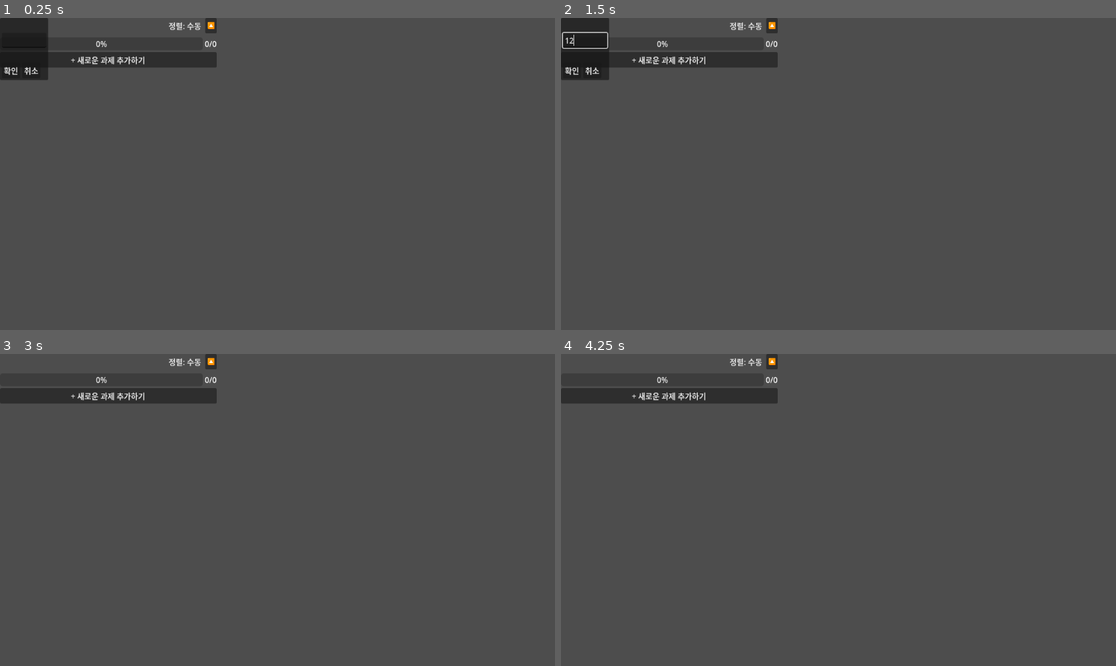
Above: before the commit, frames 1-4 (two rows, left to right).
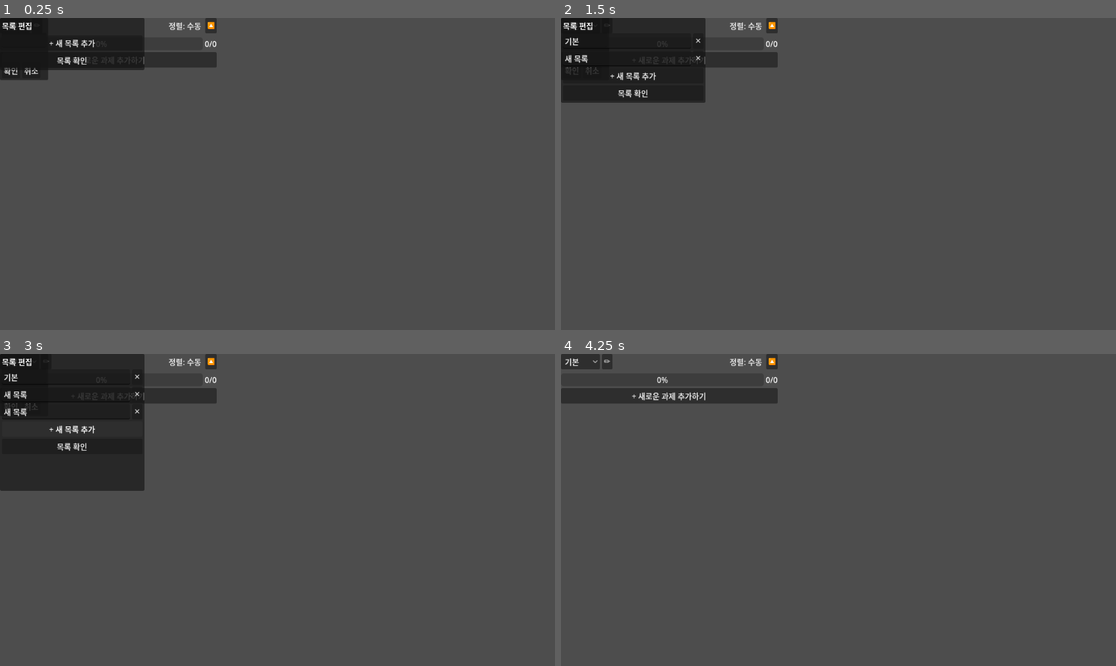
Above: after the commit, the same moments.

Repository: gee03143/voyager
Game: Godot game, scene res://scenes/todo/TodoView.tscn
Two runs of this game, one before a commit and one after it. Both use one fixed random seed, a clock stepped at 60 frames per second and the inputs below. This scene is started directly instead of the project's main scene.
Inputs (mouse positions are in pixels of both pictures, inside the frame that each line leads up to):
- Up to frame 1 (0.25 s): no input
- Up to frame 2 (1.5 s): click (583, 39) at 0.52 s; type "12" at 0.6 s; click (583, 24) at 1.25 s, where only the run after the commit has a clickable "기본"
- Up to frame 3 (3 s): click (44, 360) at 2 s, where only the run after the commit has a clickable "✏️"; click (72, 413) at 2.75 s, where only the run after the commit has a clickable "+ 새 목록 추가"
- Up to frame 4 (4.25 s): click (633, 447) at 3.5 s, where only the run after the commit has a clickable "목록 확인"

The runs differ from the first frame. In frame 1, 2.4% of the frame differs, in the area x 0-27%, y 0-17%; in frame 2, 5.0%; in frame 3, 10%, in the area x 0-27%, y 0-44%; in frame 4, 0.4%.

Commit message:
todo 그룹 추가/편집/삭제 기능 추가
* 정렬 기능을 별도 유틸리티 스크립트로 빼 둠
* 기존 세이브(그룹 없는 todo)와 호환성 함수 작성

Diff:
--- /dev/null
+++ b/scenes/todo/GroupEditPopup.tscn
@@ -0,0 +1,30 @@
+[gd_scene format=3 uid="uid://b1bidw6byjnkm"]
+
+[ext_resource type="Script" uid="uid://nr1goeq6klwp" path="res://scripts/todo/group_edit_popup.gd" id="1_k8t3c"]
+
+[node name="GroupEditPopup" type="PopupPanel" unique_id=35086652]
+oversampling_override = 1.0
+size = Vector2i(300, 105)
+visible = true
+script = ExtResource("1_k8t3c")
+
+[node name="VBox" type="VBoxContainer" parent="." unique_id=791666062]
+offset_left = 4.0
+offset_top = 4.0
+offset_right = 296.0
+offset_bottom = 101.0
+
+[node name="TitleLabel" type="Label" parent="VBox" unique_id=1794689476]
+layout_mode = 2
+text = "목록 편집"
+
+[node name="GroupList" type="VBoxContainer" parent="VBox" unique_id=807116272]
+layout_mode = 2
+
+[node name="AddGroupButton" type="Button" parent="VBox" unique_id=1614778401]
+layout_mode = 2
+text = "+ 새 목록 추가"
+
+[node name="CloseButton" type="Button" parent="VBox" unique_id=1717096304]
+layout_mode = 2
+text = "목록 확인"
--- a/scenes/todo/TodoView.tscn
+++ b/scenes/todo/TodoView.tscn
@@ -10,6 +10,13 @@
 
 [node name="Header" type="HBoxContainer" parent="." unique_id=409551666]
 layout_mode = 2
+
+[node name="GroupOption" type="OptionButton" parent="Header" unique_id=252865489]
+layout_mode = 2
+
+[node name="GroupEditButton" type="Button" parent="Header" unique_id=1798825162]
+layout_mode = 2
+text = "✏️"
 
 [node name="Spacer" type="Control" parent="Header" unique_id=1499643541]
 layout_mode = 2
--- a/scripts/data/save.gd
+++ b/scripts/data/save.gd
@@ -1,20 +1,20 @@
 extends Node
 
 const SAVE_PATH := "user://save.json"
-const VERSION := 1
+const VERSION := 2
 
 var settings := AppSettings.new()
 var alarms: Array[Alarm] = []
-var todos: Array[Todo] = []
-
-var todos_sort_key: int = 0       # 0=수동 1=마감일 2=이름 3=완료
-var todos_sort_desc: bool = false
+var todo_groups: Array[TodoGroup] = []
+var current_group_index: int = 0
 
 func _ready() -> void:
 	if FileAccess.file_exists(SAVE_PATH):
 		load_game()
-	else:
-		save_game()
+	if todo_groups.is_empty():
+		todo_groups.append(TodoGroup.new())          # 신규/빈 경우 기본 그룹
+	current_group_index = clampi(current_group_index, 0, todo_groups.size() - 1)
+	save_game()                                       # 마이그레이션·기본그룹 디스크 반영
 	settings.changed.connect(save_game)
 
 
@@ -25,17 +25,15 @@
 		alarm_dicts.append(a.to_dict())
 
 	# todos
-	var todo_dicts := []
-	for t in todos:
-		todo_dicts.append(t.to_dict())
+	var todo_group_dicts := []
+	for t in todo_groups:
+		todo_group_dicts.append(t.to_dict())
 
 	var data := {
 		"version": VERSION,
 		"settings": settings.to_dict(),
 		"alarms": alarm_dicts,
-		"todos": todo_dicts,
-		"todos_sort_key": todos_sort_key,
-		"todos_sort_desc": todos_sort_desc,
+		"todo_groups": todo_group_dicts,
 	}
 
 	var file := FileAccess.open(SAVE_PATH, FileAccess.WRITE)
@@ -67,10 +65,17 @@
 		if typeof(d) == TYPE_DICTIONARY:
 			alarms.append(Alarm.from_dict(d))
 
-	todos.clear()
-	for d in parsed.get("todos", []):
-		if typeof(d) == TYPE_DICTIONARY:
-			todos.append(Todo.from_dict(d))
-
-	todos_sort_key = int(parsed.get("todos_sort_key", 0))
-	todos_sort_desc = bool(parsed.get("todos_sort_desc", false))
+	todo_groups.clear()
+	if parsed.has("todo_groups"):
+		for d in parsed.get("todo_groups", []):
+			if typeof(d) == TYPE_DICTIONARY:
+				todo_groups.append(TodoGroup.from_dict(d))
+	elif parsed.has("todos"):
+		var g := TodoGroup.new()
+		g.name = "기본"
+		g.sort_key = int(parsed.get("todos_sort_key", 0))
+		g.sort_desc = bool(parsed.get("todos_sort_desc", false))
+		for d in parsed.get("todos", []):
+			if typeof(d) == TYPE_DICTIONARY:
+				g.tasks.append(Todo.from_dict(d))
+		todo_groups.append(g)
--- /dev/null
+++ b/scripts/todo/group_edit_popup.gd
@@ -0,0 +1,59 @@
+class_name GroupEditPopup
+extends PopupPanel
+
+signal groups_changed                       # 추가/이름변경/삭제 → 뷰가 동기화·저장
+
+@onready var group_list: VBoxContainer = $VBox/GroupList
+@onready var add_group_button: Button = $VBox/AddGroupButton
+@onready var close_button: Button = $VBox/CloseButton
+
+func _ready() -> void:
+	add_group_button.pressed.connect(_on_add_group)
+	close_button.pressed.connect(hide)
+
+func open() -> void:
+	_rebuild()
+	popup_centered()
+
+func _rebuild() -> void:
+	for c in group_list.get_children():
+		c.queue_free()
+	for i in Save.todo_groups.size():
+		_add_group_row(i)
+
+func _add_group_row(index: int) -> void:
+	var g := Save.todo_groups[index]
+	var row := HBoxContainer.new()
+
+	var name_edit := LineEdit.new()
+	name_edit.text = g.name
+	name_edit.size_flags_horizontal = Control.SIZE_EXPAND_FILL
+	name_edit.text_changed.connect(func(t): _on_rename(index, t))
+	row.add_child(name_edit)
+
+	var del := Button.new()
+	del.text = "✕"
+	del.disabled = Save.todo_groups.size() <= 1      # 마지막 그룹은 삭제 불가
+	del.pressed.connect(func(): _on_delete(index))
+	row.add_child(del)
+
+	group_list.add_child(row)
+
+func _on_add_group() -> void:
+	var g := TodoGroup.new()
+	g.name = "새 목록"
+	Save.todo_groups.append(g)
+	_rebuild()                                # 구조 변경 → 팝업 목록 다시 그림
+	groups_changed.emit()
+
+func _on_rename(index: int, new_name: String) -> void:
+	if index < Save.todo_groups.size():
+		Save.todo_groups[index].name = new_name
+		groups_changed.emit()                 # _rebuild 안 함(입력 중 포커스 유지)
+
+func _on_delete(index: int) -> void:
+	if Save.todo_groups.size() <= 1:
+		return
+	Save.todo_groups.remove_at(index)
+	_rebuild()
+	groups_changed.emit()
--- /dev/null
+++ b/scripts/todo/todo_group.gd
@@ -0,0 +1,29 @@
+class_name TodoGroup
+extends RefCounted
+
+var name: String = "기본"
+var sort_key: int = 0
+var sort_desc: bool = false
+var tasks: Array[Todo] = []
+
+func to_dict() -> Dictionary:
+	var task_dicts := []
+	for t in tasks:
+		task_dicts.append(t.to_dict())
+	return {
+		"name": name,
+		"sort_key": sort_key,
+		"sort_desc": sort_desc,
+		"tasks": task_dicts,
+	}
+
+static func from_dict(d: Dictionary) -> TodoGroup:
+	var g := TodoGroup.new()
+	g.name = str(d.get("name", "기본"))
+	g.sort_key = int(d.get("sort_key", 0))
+	g.sort_desc = bool(d.get("sort_desc", false))
+	g.tasks.clear()
+	for td in d.get("tasks", []):
+		if typeof(td) == TYPE_DICTIONARY:
+			g.tasks.append(Todo.from_dict(td))
+	return g
--- /dev/null
+++ b/scripts/todo/todo_sort.gd
@@ -0,0 +1,42 @@
+class_name TodoSort
+extends RefCounted
+
+enum Key { MANUAL, DUE, NAME, DONE }
+const NAMES := ["수동", "마감일", "이름", "완료상태"]
+
+var _desc := false
+var _idx := {}                          # 동순위 tiebreak = 수동 순서
+
+func ordered(rows: Array, key: int, desc: bool) -> Array:
+	_desc = desc
+	_idx.clear()
+	for i in rows.size():
+		_idx[rows[i]] = i
+	var result := rows.duplicate()
+	match key:
+		Key.DUE:  result.sort_custom(_cmp_due)
+		Key.NAME: result.sort_custom(_cmp_name)
+		Key.DONE: result.sort_custom(_cmp_done)
+		_:                                  # 수동: 원래 순서
+			if desc: result.reverse()
+	return result
+
+func _cmp_due(a: TodoRow, b: TodoRow) -> bool:
+	var da := a.get_due()
+	var db := b.get_due()
+	if da.is_empty() or db.is_empty():
+		if da.is_empty() == db.is_empty():
+			return _idx[a] < _idx[b]
+		return db.is_empty()                # 없는 건 항상 뒤
+	if da == db: return _idx[a] < _idx[b]
+	return (da < db) != _desc
+
+func _cmp_name(a: TodoRow, b: TodoRow) -> bool:
+	var na := a.get_text().to_lower()
+	var nb := b.get_text().to_lower()
+	if na == nb: return _idx[a] < _idx[b]
+	return (na < nb) != _desc
+
+func _cmp_done(a: TodoRow, b: TodoRow) -> bool:
+	if a.is_done() == b.is_done(): return _idx[a] < _idx[b]
+	return (not a.is_done()) != _desc
--- a/scripts/todo/todo_view.gd
+++ b/scripts/todo/todo_view.gd
@@ -1,18 +1,18 @@
 extends VBoxContainer
-
-enum SortKey { MANUAL, DUE, NAME, DONE }
-const SORT_NAMES := ["수동", "마감일", "이름", "완료상태"]
 
 const TODO_ROW := preload("res://scenes/todo/TodoRow.tscn")
 const DUE_POPUP := preload("res://scenes/todo/DuePopup.tscn")
+const GROUP_EDIT_POPUP := preload("res://scenes/todo/GroupEditPopup.tscn")
 const SAVE_DEBOUNCE := 0.5
 
 @onready var list: VBoxContainer = $List
 @onready var progress: ProgressBar = $ProgressRow/ProgressBar
 @onready var progress_label: Label = $ProgressRow/ProgressLabel
 @onready var add_button: Button = $AddButton
+@onready var group_option: OptionButton = $Header/GroupOption
 @onready var sort_key_button: MenuButton = $Header/SortKeyButton
 @onready var sort_dir_button: Button = $Header/SortDirButton
+@onready var group_edit_button: Button = $Header/GroupEditButton
 
 var _rows: Array[TodoRow] = []
 var _save_timer: Timer
@@ -20,9 +20,13 @@
 var _due_popup: DuePopup
 var _editing_row: TodoRow = null
 
-var _sort_key: int = SortKey.MANUAL
+var _group_edit_popup: GroupEditPopup
+
+var _group: TodoGroup
+
+var _sort_key: int = TodoSort.Key.MANUAL
 var _sort_desc: bool = false
-var _order_idx := {}     #tiebreak
+var _sorter := TodoSort.new()             # _order_idx 대체
 
 func _ready() -> void:
 	_save_timer = Timer.new()
@@ -37,18 +41,18 @@
 	_due_popup.confirmed.connect(_on_due_confirmed)
 	_due_popup.popup_hide.connect(func(): _editing_row = null)
 
+	_group_edit_popup = GROUP_EDIT_POPUP.instantiate()
+	add_child(_group_edit_popup)
+	_group_edit_popup.groups_changed.connect(_on_groups_changed)
+	group_edit_button.pressed.connect(func(): _group_edit_popup.open())
+
 	var pm := sort_key_button.get_popup()
 	pm.id_pressed.connect(_on_sort_key_selected)
 	sort_dir_button.pressed.connect(_on_sort_dir_toggled)
 
-	_sort_key = clampi(Save.todos_sort_key, 0, SORT_NAMES.size() - 1)
-	_sort_desc = Save.todos_sort_desc
-
-	for todo in Save.todos:          # 저장된 할 일 복원
-		_add_row(todo)
-	_update_progress()
-	_update_sort_ui()
-	_apply_sort()
+	group_option.item_selected.connect(_on_group_selected)
+	_refresh_group_dropdown()
+	_load_group(Save.current_group_index)
 
 func _add_row(todo: Todo) -> TodoRow:
 	var row := TODO_ROW.instantiate() as TodoRow
@@ -71,13 +75,12 @@
 	_on_list_changed()
 
 func _on_list_changed() -> void:
-	# 행 전체 → Save.todos 스냅샷 (메모리 즉시)
-	Save.todos.clear()
+	_group.tasks.clear()
 	for r in _rows:
-		Save.todos.append(r.get_data())
+		_group.tasks.append(r.get_data())
 	_update_progress()
 	_apply_sort()
-	_save_timer.start()              # 디스크 저장은 디바운스
+	_save_timer.start()
 
 func _update_progress() -> void:
 	var total := _rows.size()
@@ -98,6 +101,13 @@
 	if _editing_row:
 		_editing_row.set_due(iso)             # set_due 가 changed → 저장
 
+func _on_groups_changed() -> void:
+	if Save.todo_groups.find(_group) == -1:          # 활성 그룹이 삭제됨
+		_load_group(clampi(Save.current_group_index, 0, Save.todo_groups.size() - 1))
+	Save.current_group_index = Save.todo_groups.find(_group)   # 정체성으로 현재 인덱스 갱신
+	_refresh_group_dropdown()
+	_save_timer.start()
+
 func _on_sort_key_selected(id: int) -> void:
 	_sort_key = id
 	_persist_sort()
@@ -111,44 +121,41 @@
 	_apply_sort()
 
 func _update_sort_ui() -> void:
-	sort_key_button.text = "정렬: %s" % SORT_NAMES[_sort_key]
+	sort_key_button.text = "정렬: %s" % TodoSort.NAMES[_sort_key]
 	sort_dir_button.text = "🔽" if _sort_desc else "🔼"
 
 func _persist_sort() -> void:
-	Save.todos_sort_key = _sort_key
-	Save.todos_sort_desc = _sort_desc
+	_group.sort_key = _sort_key
+	_group.sort_desc = _sort_desc
 	_save_timer.start()
 
 func _apply_sort() -> void:
-	_order_idx.clear()
-	for i in _rows.size():
-		_order_idx[_rows[i]] = i           # 수동 순서 = 동순위 기준
-	var ordered := _rows.duplicate()
-	match _sort_key:
-		SortKey.DUE:  ordered.sort_custom(_cmp_due)
-		SortKey.NAME: ordered.sort_custom(_cmp_name)
-		SortKey.DONE: ordered.sort_custom(_cmp_done)
-		_:                                   # 수동: _rows 순서
-			if _sort_desc: ordered.reverse()
+	var ordered := _sorter.ordered(_rows, _sort_key, _sort_desc)
 	for i in ordered.size():
-		list.move_child(ordered[i], i)       # 화면(자식 순서)만 재배치, _rows 불변
+		list.move_child(ordered[i], i)        # 화면(자식 순서)만 재배치
 
-func _cmp_due(a: TodoRow, b: TodoRow) -> bool:
-	var da := a.get_due()
-	var db := b.get_due()
-	if da.is_empty() or db.is_empty():
-		if da.is_empty() == db.is_empty():
-			return _order_idx[a] < _order_idx[b]   # 둘 다 없음 → 수동 순서
-		return db.is_empty()                        # 없는 건 항상 뒤
-	if da == db: return false
-	return (da < db) != _sort_desc
+func _refresh_group_dropdown() -> void:
+	group_option.clear()
+	for i in Save.todo_groups.size():
+		group_option.add_item(Save.todo_groups[i].name, i)
+	group_option.select(Save.current_group_index)
 
-func _cmp_name(a: TodoRow, b: TodoRow) -> bool:
-	var na := a.get_text().to_lower()
-	var nb := b.get_text().to_lower()
-	if na == nb: return false
-	return (na < nb) != _sort_desc
+func _on_group_selected(idx: int) -> void:
+	_load_group(idx)
+	Save.current_group_index = clampi(idx, 0, Save.todo_groups.size() - 1)
+	_save_timer.start()                         # 활성 그룹 저장
 
-func _cmp_done(a: TodoRow, b: TodoRow) -> bool:
-	if a.is_done() == b.is_done(): return false
-	return (not a.is_done()) != _sort_desc          # 오름차순=미완료 먼저
+func _load_group(index: int) -> void:
+	index = clampi(index, 0, Save.todo_groups.size() - 1)
+	_group = Save.todo_groups[index]
+	for r in _rows:                             # 기존 행 즉시 제거(깜빡임 방지)
+		list.remove_child(r)
+		r.queue_free()
+	_rows.clear()
+	_sort_key = clampi(_group.sort_key, 0, TodoSort.NAMES.size() - 1)
+	_sort_desc = _group.sort_desc
+	for todo in _group.tasks:                   # 새 그룹 로드
+		_add_row(todo)
+	_update_progress()
+	_update_sort_ui()
+	_apply_sort()
Not shown, added: scripts/todo/group_edit_popup.gd.uid
Not shown, added: scripts/todo/todo_group.gd.uid
Not shown, added: scripts/todo/todo_sort.gd.uid
Not shown, changed: docs/architecture.md
